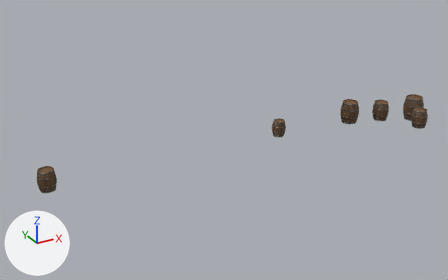
One commit to the glTF model assets/models/tavern/optimized/tavern_props.gltf: the scene before it, then after it.
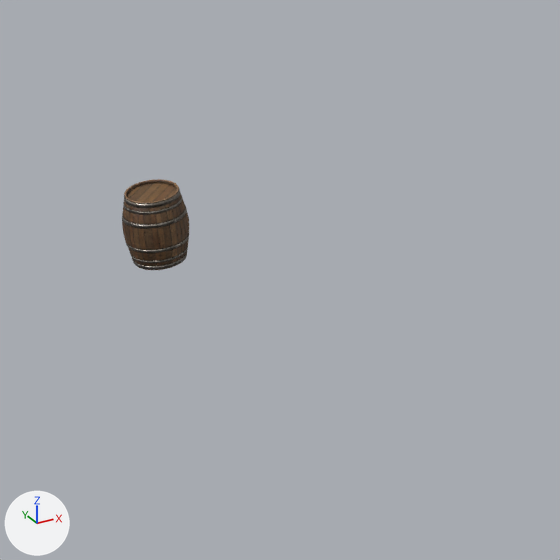
The first picture shows the older version from a camera (50 mm lens) standing at (-0.5, -29.7, 21.3) and looking at (15.0, -1.6, 7.3). The close-ups show the older and then the newer version on the part from 0% to 37% of the width and 40% to 100% of the height of that picture. Only the edits that show in the close-ups are written down. Every picture has the same lights, and +X, +Y and +Z are marked at lower left.

In view in the first close-up: 'wine_barrel_01.004', 'wine_barrel_01_Lid.004'.
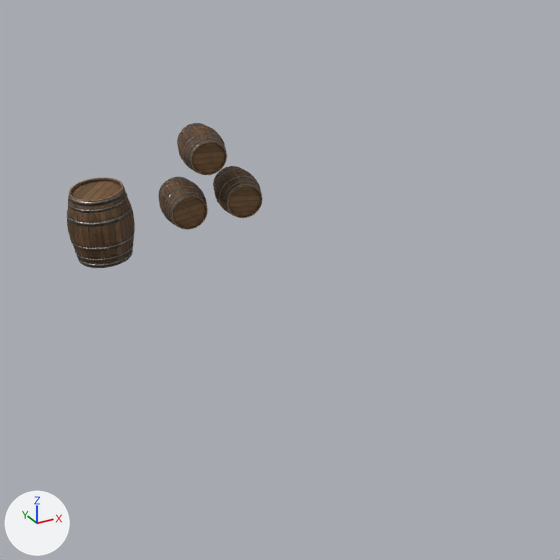
Pixel boxes (x1, y1, x2, y2) of what changed, in the close-ups (560 x 560 px):
'wine_barrel_01.004', moved: before (122, 179, 189, 270); after (67, 177, 135, 268)
'Yard props cask 1', added (brown): after (158, 177, 208, 230)
'Yard props cask 3', added (brown): after (177, 123, 227, 175)
'Yard props cask 2', added (brown): after (213, 166, 262, 218)
'wine_barrel_01_Lid.004', moved: before (127, 183, 177, 202); after (72, 181, 121, 200)

What the commit changed:
Mesh me_yard_props_barrel_lod is new.
It has 2664 vertices, 2199 faces and spans x -0.37..0.37, y -0.376..0.377, z 0.001..0.871.
It uses material mat_wine_barrel_01.
Object 'wine_barrel_01.004' (ob_wine_barrel_01_004) moves from (5.01, -1.42, 6.6) to (4.31, -0.96, 6.6).
Object 'wine_barrel_01_Lid.004' (ob_wine_barrel_01_lid_004) moves from (5.01, -1.42, 6.6) to (4.31, -0.96, 6.6).
Object 'Yard props cask 3' (ob_yard_props_cask_3) is new; it shows me_yard_props_barrel_lod.
Its location is (5.96, -0.37, 7.92).
Its rotation in degrees is (90, -173, 0).
Its scale is (0.9, 0.9, 0.9).
Object 'Yard props cask 2' (ob_yard_props_cask_2) is new; it shows me_yard_props_barrel_lod.
Its location is (6.42, -0.38, 7.09).
Its rotation in degrees is (90, -170, 0).
Its scale is (0.9, 0.9, 0.9).
Object 'Yard props cask 1' (ob_yard_props_cask_1) is new; it shows me_yard_props_barrel_lod.
Its location is (5.58, -0.35, 7.09).
Its rotation in degrees is (90, 173, 0).
Its scale is (0.9, 0.9, 0.9).
